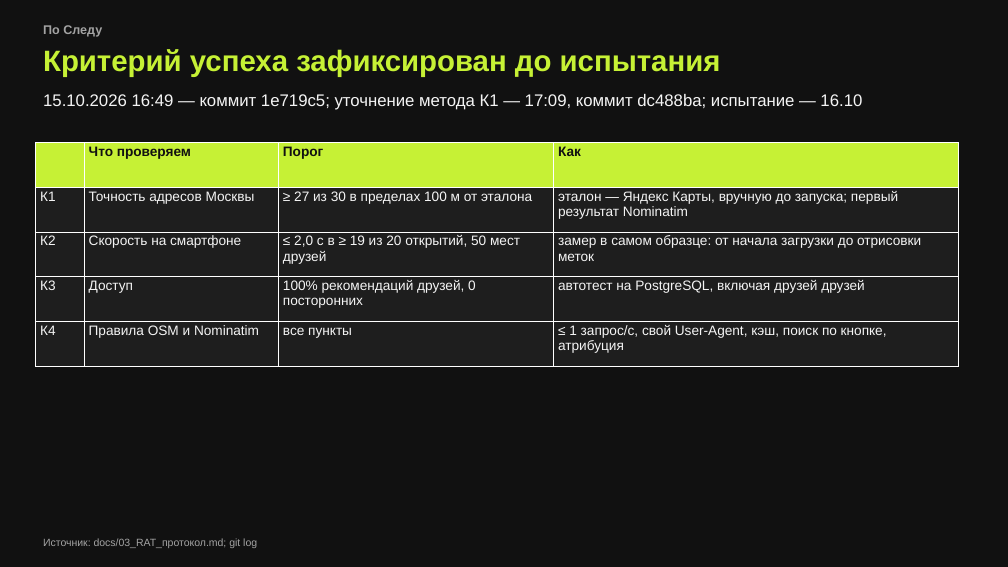
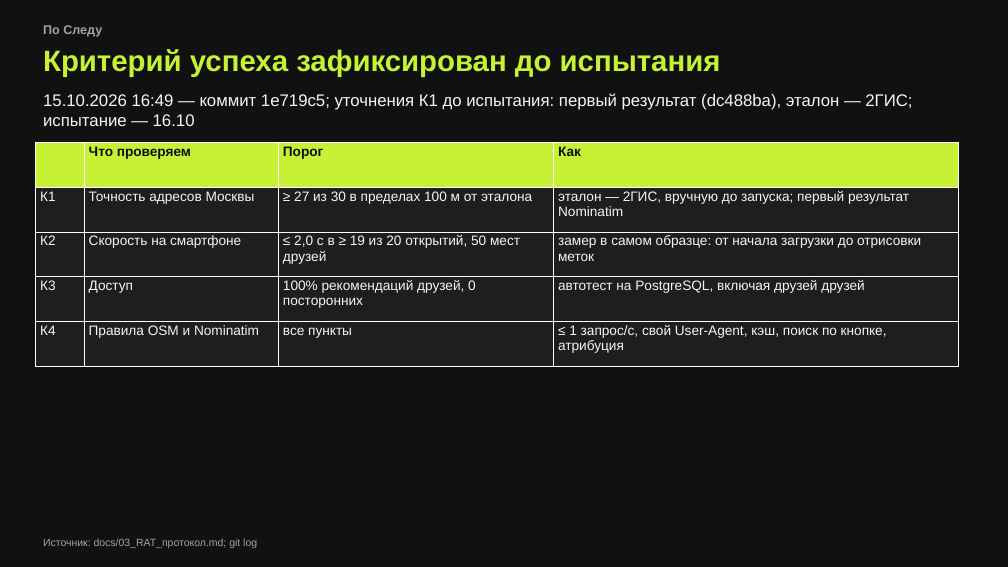
Before and after one commit to KAKBE/social_network, a slide deck: slide 8 of presentation/ПоСледу_RAT-PoC.pptx. Drawn at 1008x567 pixels with LibreOffice and Linux fonts; fonts in the diff are those of the drawing. Boxes give left, top, right and bottom in pixels: in the first picture for what was removed or moved away, otherwise in the second. Text is boxed around its words. In the diff, an @@ line names an element or a change of style, - is before the commit and + after.

```diff
--- a/presentation/ПоСледу_RAT-PoC.pptx
+++ b/presentation/ПоСледу_RAT-PoC.pptx
@@ text at (43, 93, 912, 126): text changed @@
-15.10.2026 16:49 — коммит 1e719c5; уточнение метода К1 — 17:09, коммит dc488ba; испытание — 16.10
+15.10.2026 16:49 — коммит 1e719c5; уточнения К1 до испытания: первый результат (dc488ba), эталон — 2ГИС; испытание — 16.10
@@ table at (36, 143, 958, 366) @@
-row 2, column 4: эталон — Яндекс Карты, вручную до запуска; первый результат Nominatim
+row 2, column 4: эталон — 2ГИС, вручную до запуска; первый результат Nominatim
```
Also in this commit, not shown: 1 other slide changed, 8 other files.
